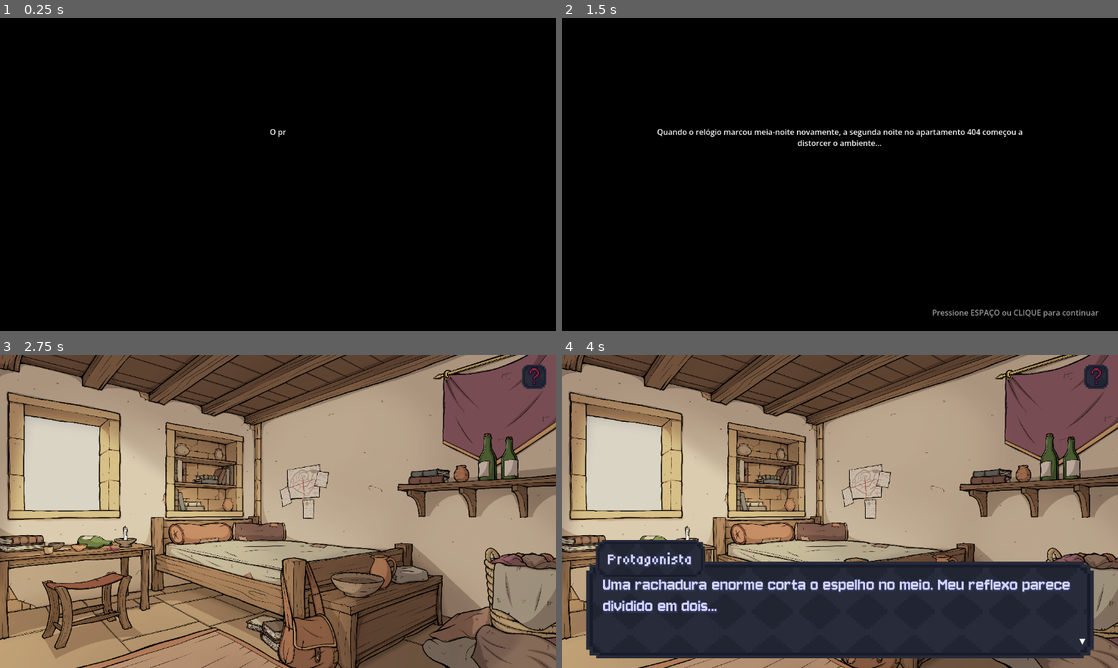
Above: before the commit, frames 1-4 (two rows, left to right).
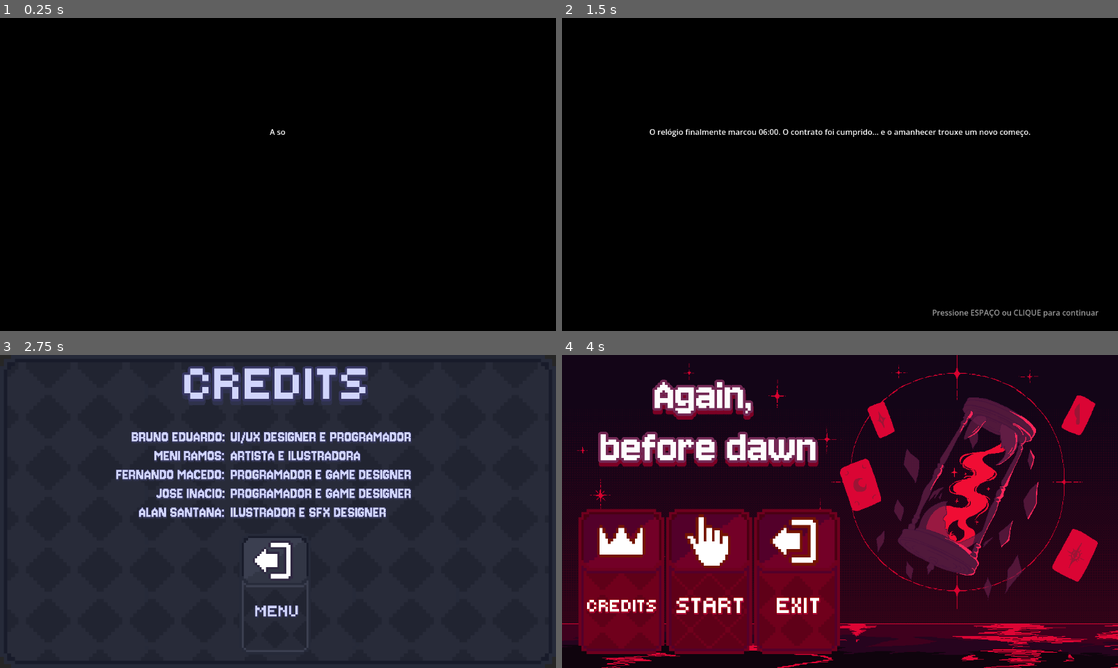
Above: after the commit, the same moments.

Repository: Joseinaciomf/GameJamPlus
Game: Godot game, scene res://Main/Scenes/transition_night2.tscn
The game is run twice, just before and just after one commit, with the same random seed, the same clock (stepped at 60 frames per second) and the same inputs. This scene is started directly instead of the project's main scene. The engine's default icon, where the game draws it, is replaced by a stand-in: a white triangle on a blue panel in a dark square.
Inputs (mouse positions are in pixels of both pictures, inside the frame that each line leads up to):
- Up to frame 1 (0.25 s): no input
- Up to frame 2 (1.5 s): tap Enter (ui_accept) at 0.5 s; move the mouse to (962, 158) at 0.52 s; hold D (move_right) 0.53-1.25 s; hold Shift (sprint) 0.53-1.25 s; click (962, 158) at 0.67 s; tap Space (jump) at 0.77, 1.25 s; drag from (728, 190) to (812, 237) at 1.27 s
- Up to frame 3 (2.75 s): tap Space (jump) at 2 s; move the mouse to (333, 442) at 2.02 s; hold A (move_left) from 2.03 s (still down); tap 2 at 2.1 s
- Up to frame 4 (4 s): release A (move_left) at 2.75 s; click (695, 455) at 2.77 s; click (845, 545) at 3.52 s

The runs differ from the first frame. In frame 1, less than 0.1% of the frame differs, in the area x 48-52%, y 35-38%; in frame 2, 0.9%; in frame 3, 99%, in the area x 0-100%, y 0-100%; in frame 4, 98%.

Commit message:
Ajustado transição e imagem do quarto

Diff:
--- a/Assets/Dialogues/Dialogues.csv
+++ b/Assets/Dialogues/Dialogues.csv
@@ -17,9 +17,9 @@
 LUTO_BOSS_03,O Luto,"O peso que você carrega não vai sumir só porque você trancou a porta."
 LUTO_BOSS_04,Protagonista,"Eu só quero esquecer... Me deixe em paz!"
 LUTO_BOSS_05,O Luto,"A negação tem um preço. Nos vemos na próxima noite."
-TRANS_N2_01,Narrador,"O primeiro confronto terminou, dissipando a sombra por algumas horas. O cansaço venceu e os olhos finalmente se fecharam..."
-TRANS_N2_02,Narrador,"Mas o contrato de locação não previa trégua permanente."
-TRANS_N2_03,Narrador,"Quando o relógio marcou meia-noite novamente, a segunda noite no apartamento 404 começou a distorcer o ambiente..."
+TRANS_N2_01,Narrador,"A sombra recuou, dissipando-se lentamente conforme os primeiros raios de sol começavam a filtrar pela janela do apartamento 404."
+TRANS_N2_02,Narrador,"O peso no peito diminuiu. Não porque a dor desapareceu por completo, mas porque, pela primeira vez, ela escolheu olhar para ele de frente."
+TRANS_N2_03,Narrador,"O relógio finalmente marcou 06:00. O contrato foi cumprido... e o amanhecer trouxe um novo começo."
 OBJ_ESPELHO_N2_01,Protagonista,"Uma rachadura enorme corta o espelho no meio. Meu reflexo parece dividido em dois..."
 OBJ_CAMA_N2_01,Protagonista,"Os lençóis estão completamente revirados no chão. Tive pesadelos horríveis a noite toda."
 OBJ_ESCRIVANINHA_N2_01,Protagonista,"Páginas rasgadas espalhadas por toda a mesa. Eu não me lembro de ter destruído meus cadernos..."
--- a/Main/Scenes/room.tscn
+++ b/Main/Scenes/room.tscn
@@ -2,7 +2,7 @@
 
 [ext_resource type="PackedScene" uid="uid://dninsfv5boedt" path="res://Assets/Dialogues/dialogue_box.tscn" id="1_xjo8h"]
 [ext_resource type="Script" uid="uid://dec3y1mu5wv87" path="res://Main/Scripts/room.gd" id="1_yag01"]
-[ext_resource type="Texture2D" uid="uid://dmflc111pai51" path="res://Assets/Environment/Quarto_template.png" id="2_k3ujw"]
+[ext_resource type="Texture2D" uid="uid://b610amgihtkig" path="res://Assets/Environment/Cenario.png" id="2_k3ujw"]
 
 [node name="Room" type="Control" unique_id=435209280]
 layout_mode = 3
@@ -33,50 +33,50 @@
 
 [node name="ObjetoJanela" type="Button" parent="HotSpots" unique_id=155400604]
 layout_mode = 0
-offset_left = 54.0
-offset_top = 121.0
-offset_right = 210.0
-offset_bottom = 322.0
+offset_left = 313.0
+offset_top = 70.0
+offset_right = 502.0
+offset_bottom = 271.0
 flat = true
 
 [node name="ObjetoCama" type="Button" parent="HotSpots" unique_id=629675897]
 layout_mode = 0
-offset_left = 324.0
-offset_top = 337.0
-offset_right = 841.0
-offset_bottom = 455.0
+offset_left = 99.0
+offset_top = 325.0
+offset_right = 467.0
+offset_bottom = 479.0
 flat = true
 
 [node name="ObjetoEspelho" type="Button" parent="HotSpots" unique_id=101010101]
 layout_mode = 0
-offset_left = 240.0
-offset_top = 140.0
-offset_right = 310.0
-offset_bottom = 280.0
+offset_left = 906.0
+offset_top = 89.0
+offset_right = 957.0
+offset_bottom = 440.0
 flat = true
 
 [node name="ObjetoEscrivaninha" type="Button" parent="HotSpots" unique_id=202020202]
 layout_mode = 0
-offset_left = 870.0
-offset_top = 320.0
-offset_right = 1080.0
-offset_bottom = 460.0
+offset_left = 590.0
+offset_top = 277.0
+offset_right = 800.0
+offset_bottom = 417.0
 flat = true
 
 [node name="ObjetoGuardaRoupa" type="Button" parent="HotSpots" unique_id=303030303]
 layout_mode = 0
-offset_left = 700.0
-offset_top = 150.0
-offset_right = 830.0
-offset_bottom = 320.0
+offset_left = 832.0
+offset_top = 31.0
+offset_right = 903.0
+offset_bottom = 420.0
 flat = true
 
 [node name="ObjetoPorta" type="Button" parent="HotSpots" unique_id=404040404]
 layout_mode = 0
-offset_left = 10.0
-offset_top = 200.0
-offset_right = 50.0
-offset_bottom = 450.0
+offset_left = 1007.0
+offset_top = 56.0
+offset_right = 1078.0
+offset_bottom = 463.0
 flat = true
 
 [node name="ObjetoRelogio" type="Button" parent="HotSpots" unique_id=505050505]
@@ -89,10 +89,11 @@
 
 [node name="ObjetoQuadro" type="Button" parent="HotSpots" unique_id=606060606]
 layout_mode = 0
-offset_left = 560.0
-offset_top = 70.0
-offset_right = 650.0
-offset_bottom = 160.0
+offset_left = 1085.0
+offset_top = 321.0
+offset_right = 1137.0
+offset_bottom = 381.0
 flat = true
 
 [node name="DialogueBox" parent="." unique_id=505788276 instance=ExtResource("1_xjo8h")]
+visible = false
--- a/Main/Scenes/transition_night2.tscn
+++ b/Main/Scenes/transition_night2.tscn
@@ -12,7 +12,7 @@
 script = ExtResource("1_trans")
 text_speed = 0.07
 dialogue_prefix = "TRANS_N2"
-next_scene_path = "res://Main/Scenes/room_night2.tscn"
+next_scene_path = "res://Main/Scenes/credits.tscn"
 
 [node name="ColorRect" type="ColorRect" parent="." unique_id=2122921489]
 layout_mode = 1
@@ -44,7 +44,7 @@
 custom_minimum_size = Vector2(800, 200)
 layout_mode = 2
 bbcode_enabled = true
-text = "[center]Carregando transição...[/center]"
+text = "[center]Carregando final...[/center]"
 fit_content = true
 scroll_active = false
 
Binary file changed: Assets/Dialogues/Dialogues.text.translation
